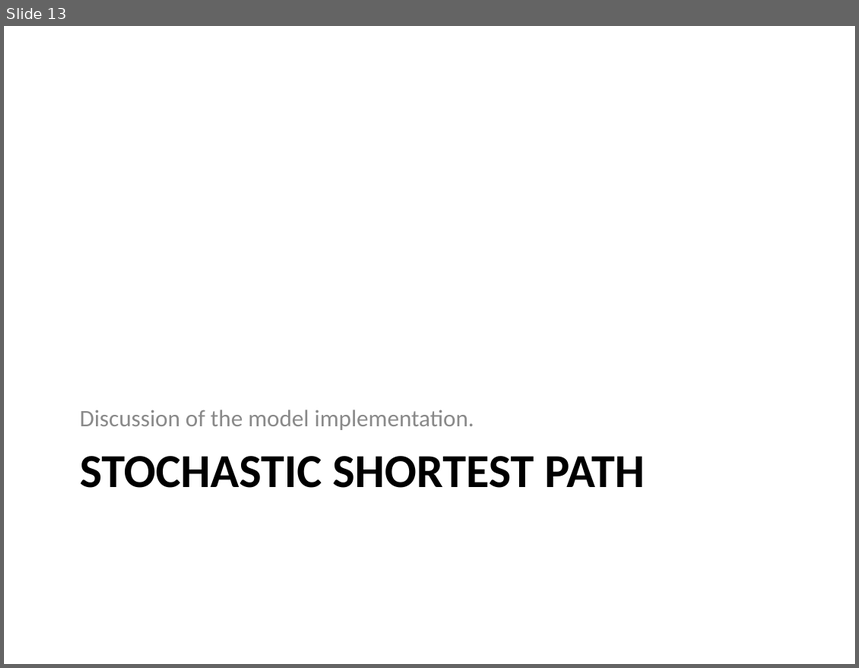
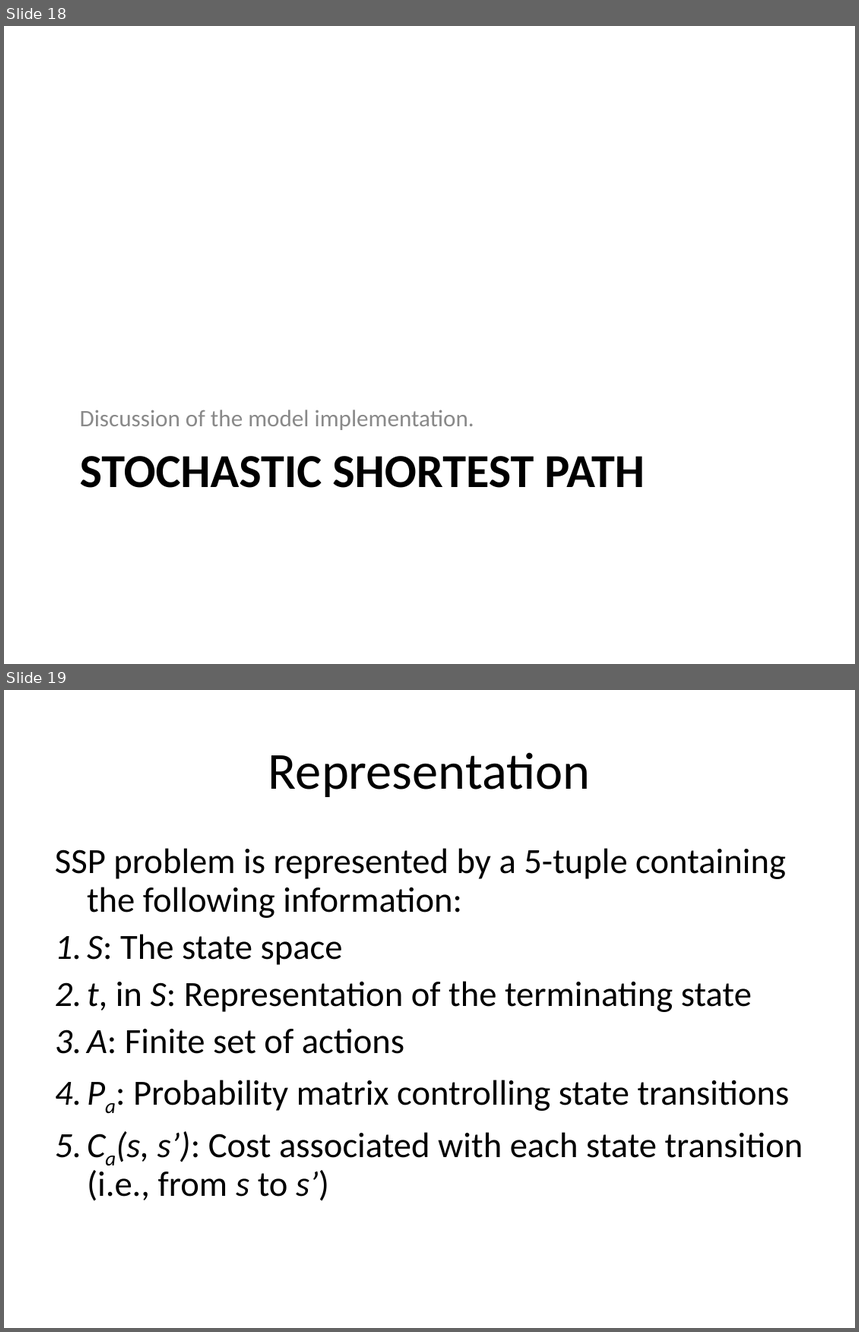
Before and after one commit to mazzas/School, a slide deck: SE4960/Journal Club/Minimum Latency Data Diffusion in Intermittently Connected Mobile.ppt. Shown one above the other, each under a label of ours: slide 13 before the commit, slides 18 and 19 after it. The pictures are 859x668 and 859x1332 pixels, drawn with LibreOffice and Linux fonts; fonts in the diff are those of the drawing. Boxes give left, top, right and bottom in pixels: in the first picture for what was removed or moved away, otherwise in the second. Text is boxed around its words. In the diff, an @@ line names an element or a change of style, - is before the commit and + after.

```diff
--- a/SE4960/Journal Club/Minimum Latency Data Diffusion in Intermittently Connected Mobile.ppt
+++ b/SE4960/Journal Club/Minimum Latency Data Diffusion in Intermittently Connected Mobile.ppt
@@ slide 19 added at (x1=4, y1=690, x2=855, y2=1328), background #FFFFFF @@
@@ title added at (x1=268, y1=752, x2=590, y2=797), 44 pt, text #000000 @@
+Representation
@@ text added at (x1=55, y1=848, x2=804, y2=1201), 30 pt, text #000000 @@
+SSP problem is represented by a 5-tuple containing the following information:
+1. S: The state space
+2. t, in S: Representation of the terminating state
+3. A: Finite set of actions
+4. Pa: Probability matrix controlling state transitions
+5. Ca(s, s’): Cost associated with each state transition (i.e., from s to s’)
@@ what was slide 13 is now slide 18 @@
```
Also in this commit, not shown: 8 other slides added, 3 slides removed.
